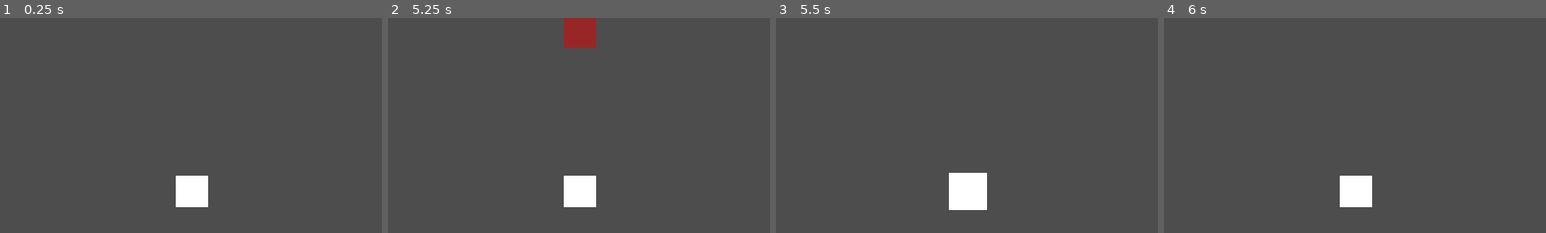
Above: before the commit, frames 1-4 (left to right).
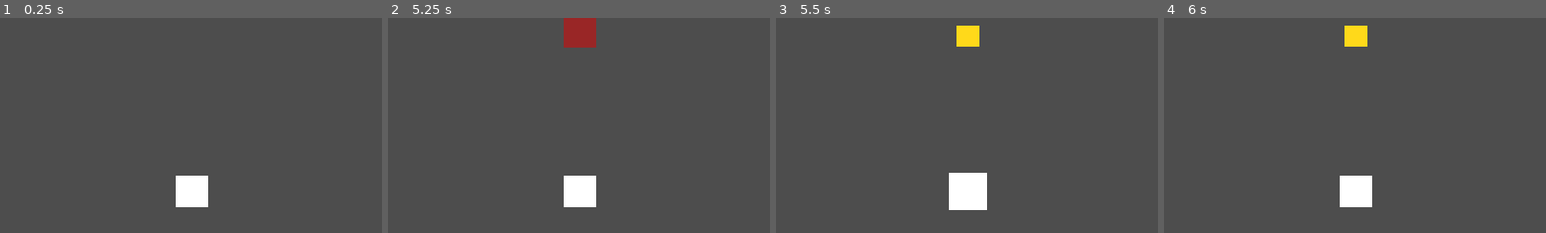
Above: after the commit, the same moments.

Repository: Juanpvivas/demons
Game: Godot game, scene res://scenes/levels/Nivel_MonteCalvo.tscn
Same seed, same stepped clock (60 frames per second), same inputs: the game is played once before the commit and once after it. The project has no main scene, so this scene is started directly.
Inputs (mouse positions are % of the whole screen's width and height, from its top left):
- Up to frame 1 (0.25 s): no input
- Up to frame 2 (5.25 s): tap Enter at 0.5, 2, 5 s; move the mouse to (72, 45) at 0.52 s; press the mouse at (72, 45) at 0.53 s; release the mouse at (72, 45) at 1.25 s; tap Space at 1.25, 4.25 s; drag from (30, 55) to (50, 72) at 1.27 s; move the mouse to (60, 28) at 2.02 s; hold Shift 2.03-2.75 s; click (60, 28) at 2.3 s; drag from (45, 70) to (20, 35) at 2.77 s; move the mouse to (80, 65) at 3.52 s; press the mouse at (80, 65) at 3.53 s; tap Ctrl at 3.6 s; release the mouse at (80, 65) at 4.25 s; drag from (20, 35) to (35, 25) at 4.27 s; move the mouse to (55, 50) at 5.02 s; press the mouse at (55, 50) at 5.03 s
- Up to frame 3 (5.5 s): no input
- Up to frame 4 (6 s): release the mouse at (55, 50) at 5.75 s; tap Space at 5.75 s; drag from (35, 25) to (50, 55) at 5.77 s
The pictures show only the part of the screen within x 25-75%, y 37-87%; the shares and areas given below are measured in that part.

Frames 1-2 are identical in both runs. In frame 3, 0.6% of the frame differs, in the area x 47-54%, y 3-14%; in frame 4, 0.6%.

Commit message:
T031-T032: pickup de munición recolectable por tap/click al derrotar enemigos
- T031: scenes/levels/AmmoPickup.tscn + ammo_pickup.gd (Area2D, input_pickable,
  recolección explícita vía acción InputMap 'collect_pickup', suma a
  EconomyManager.add_ammo() y se destruye).
- T032: enemigo.gd instancia AmmoPickup en _die() con stats.ammo_drop y
  notifica a EconomyManager.notify_pickup_spawned() (nuevo método) para que
  EconomyManager siga siendo el único emisor de ammo_pickup_spawned según
  contracts/signals.md.

Diff:
--- a/autoloads/economy_manager.gd
+++ b/autoloads/economy_manager.gd
@@ -50,3 +50,13 @@
 func add_ammo(amount: int) -> void:
 	collected_ammo += amount
 	ammo_pool_changed.emit(collected_ammo)
+
+
+## T032: notifica que una pickup de munición fue instanciada en el tablero
+## (ej. `Enemigo._die()`, al morir, instancia `AmmoPickup.tscn` y llama a
+## este método). `EconomyManager` sigue siendo el único emisor de
+## `ammo_pickup_spawned` (`contracts/signals.md`), aunque no sea quien
+## instancia la escena, para que otros sistemas (HUD, audio) se enteren sin
+## tener que escuchar directamente cada instancia de `Enemigo`/`AmmoPickup`.
+func notify_pickup_spawned(pickup_id, position: Vector2, amount: int) -> void:
+	ammo_pickup_spawned.emit(pickup_id, position, amount)
--- a/scenes/enemies/enemigo.gd
+++ b/scenes/enemies/enemigo.gd
@@ -35,6 +35,13 @@
 ## Grupo que identifica a todo `Enemigo` ante los sistemas de detección de
 ## `Soldado` (`Soldado.ENEMY_GROUP`, mismo literal).
 const ENEMY_GROUP: String = "enemies"
+
+## T032: escena de la pickup de munición que se instancia al morir
+## (`_die()`), según `research.md` §3 (recolección explícita por tap/click,
+## no por proximidad). Se precarga aquí en vez de vivir como `@export`
+## porque toda instancia de `Enemigo` genera el mismo tipo de pickup — solo
+## cambia `amount`, tomado de `stats.ammo_drop`.
+const _AMMO_PICKUP_SCENE: PackedScene = preload("res://scenes/levels/AmmoPickup.tscn")
 
 ## El enemigo fue eliminado (por disparo o por machete). Payload por
 ## contrato (`contracts/signals.md`): munición que suelta y su posición en
@@ -99,6 +106,7 @@
 
 func _die() -> void:
 	enemy_defeated.emit(stats.ammo_drop, global_position)
+	_spawn_ammo_pickup()
 	# `queue_free()`, nunca `free()` (`docs/ARCHITECTURE.md` §4.5): evita
 	# use-after-free si algo más todavía tiene una referencia pendiente en
 	# el mismo frame (ej. `Soldado._rifle_candidates`/`_melee_candidates`
@@ -107,6 +115,33 @@
 	# `_ready()`), antes de esta línea — el nodo sigue siendo válido durante
 	# el resto de este frame porque `queue_free()` difiere la liberación.
 	queue_free()
+
+
+## T032: instancia la pickup de munición en la posición de muerte de este
+## enemigo (FR-007) y notifica a `EconomyManager` para que emita
+## `ammo_pickup_spawned` (`contracts/signals.md` — `EconomyManager` es el
+## único emisor de esa señal, aunque quien instancia la escena sea este
+## nodo, no el autoload). `pickup_id` es simplemente el `instance_id` de la
+## pickup recién creada — suficiente para identificarla de forma única sin
+## necesitar un contador global.
+##
+## Se agrega como hijo del padre de este enemigo (no de este nodo, que se
+## libera a continuación vía `queue_free()`). `global_position` se asigna
+## **después** de `add_child()` (no antes) para que se calcule respecto al
+## transform real del padre en el árbol — si se asignara antes, con el nodo
+## todavía sin padre, equivaldría a fijar la posición local asumiendo un
+## padre en el origen, lo cual sería incorrecto si el contenedor de
+## enemigos del nivel tiene su propio offset.
+func _spawn_ammo_pickup() -> void:
+	var parent := get_parent()
+	if parent == null:
+		return
+	var pickup: AmmoPickup = _AMMO_PICKUP_SCENE.instantiate()
+	pickup.amount = stats.ammo_drop
+	parent.add_child(pickup)
+	pickup.global_position = global_position
+	var pickup_id: int = pickup.get_instance_id()
+	EconomyManager.notify_pickup_spawned(pickup_id, global_position, stats.ammo_drop)
 
 
 # --- Feedback visual placeholder (T028) ------------------------------------
--- /dev/null
+++ b/scenes/levels/AmmoPickup.tscn
@@ -0,0 +1,39 @@
+[gd_scene load_steps=5 format=3]
+
+[ext_resource type="Script" path="res://scenes/levels/ammo_pickup.gd" id="1_ammo_pickup"]
+
+[sub_resource type="CircleShape2D" id="CircleShape2D_pickup"]
+radius = 20.0
+
+[sub_resource type="Gradient" id="Gradient_pickup_sprite"]
+colors = PackedColorArray(1, 0.85, 0.1, 1, 1, 0.85, 0.1, 1)
+
+[sub_resource type="GradientTexture2D" id="GradientTexture2D_pickup_sprite"]
+gradient = SubResource("Gradient_pickup_sprite")
+width = 32
+height = 32
+
+[sub_resource type="SpriteFrames" id="SpriteFrames_pickup"]
+animations = [{
+"frames": [{
+"duration": 1.0,
+"texture": SubResource("GradientTexture2D_pickup_sprite")
+}],
+"loop": true,
+"name": &"default",
+"speed": 5.0
+}]
+
+[node name="AmmoPickup" type="Area2D"]
+input_pickable = true
+monitoring = false
+monitorable = false
+script = ExtResource("1_ammo_pickup")
+
+[node name="AnimatedSprite2D" type="AnimatedSprite2D" parent="."]
+sprite_frames = SubResource("SpriteFrames_pickup")
+animation = &"default"
+autoplay = "default"
+
+[node name="CollisionShape2D" type="CollisionShape2D" parent="."]
+shape = SubResource("CircleShape2D_pickup")
--- /dev/null
+++ b/scenes/levels/ammo_pickup.gd
@@ -0,0 +1,38 @@
+## Pickup de munición recolectable soltada por un `Enemigo` derrotado
+## (FR-007/FR-008). Recolección **explícita** por tap/click sobre el propio
+## `Area2D` (`research.md` §3) — NO por proximidad automática: el jugador
+## debe interactuar directamente con la pickup, igual en mouse (PC) que en
+## touch (Android/iOS), vía la acción `collect_pickup` del `InputMap`
+## (`docs/ARCHITECTURE.md` §7, ya configurada en T003).
+##
+## Al recolectarse, suma `amount` al pool global vía
+## `EconomyManager.add_ammo()` (FR-008) y se destruye a sí misma.
+class_name AmmoPickup
+extends Area2D
+
+## Cantidad de munición que otorga al recolectarse (FR-007). Se asigna al
+## instanciar la escena (ej. `Enemigo._die()`, a partir de
+## `stats.ammo_drop` del enemigo derrotado) — nunca hardcodeada aquí.
+@export var amount: int = 0
+
+
+func _ready() -> void:
+	# Conexión de señal solo en `_ready()` (`docs/ARCHITECTURE.md` §4.2).
+	input_event.connect(_on_input_event)
+
+
+## `Area2D.input_event(viewport, event, shape_idx)`: recibido cuando el
+## jugador hace click/tap sobre la `CollisionShape2D` de esta pickup,
+## siempre que `input_pickable` esté activo (ya lo está por defecto en
+## `Area2D`, confirmado en `AmmoPickup.tscn`).
+func _on_input_event(_viewport: Node, event: InputEvent, _shape_idx: int) -> void:
+	if event.is_action_pressed("collect_pickup"):
+		_collect()
+
+
+func _collect() -> void:
+	EconomyManager.add_ammo(amount)
+	# `queue_free()`, nunca `free()` (`docs/ARCHITECTURE.md` §4.5): evita
+	# use-after-free si algo más en este mismo frame todavía referencia esta
+	# instancia (ej. el propio evento de input que sigue propagándose).
+	queue_free()
